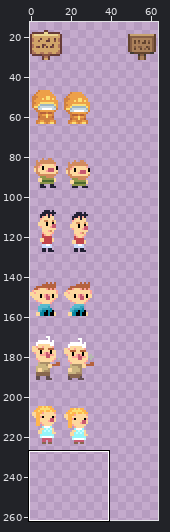
File history of a sprite sheet, Platformer/Content/npc.png. The picture above shows the old version from afar; the outline marks the close-up.
Close-up. Before the edit:
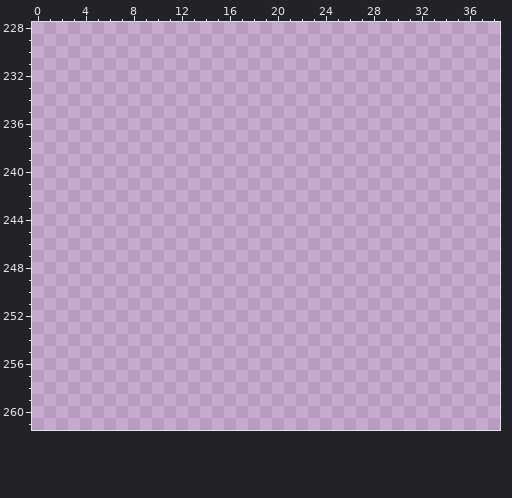
The file is 64x512 pixels. Shown: x 0..38, y 228..261. The wide view leaves out empty margins.
New version:
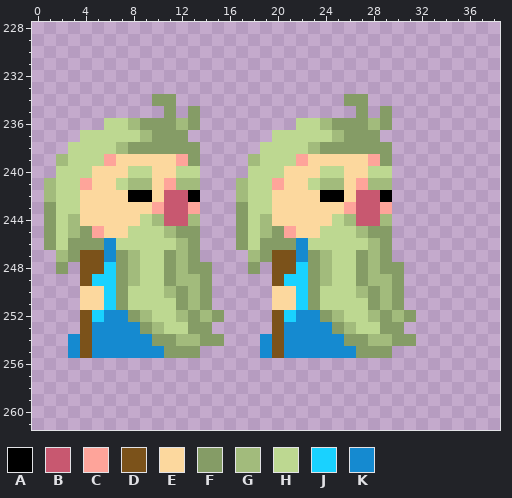
Palette (. is transparent): A #000000  B #c85870  C #fea49a  D #7b521a  E #fcd89e  F #859c66  G #a2bb7c  H #bdd891  J #19d2ff  K #158ad0
The exact change:
Changed rows in their new state; - is an unchanged pixel.
first column x 1:
234 ---------FF--------------FF----
235 ----------F-F-------------F-F--
236 -----HHGFFFGF--------HHGFFFGF--
237 ---HHHHHGFFF-------HHHHHGFFF---
238 --HHHHGFFFFFF-----HHHHGFFFFFF--
239 -GHHHCEEEEECF----GHHHCEEEEECF--
240 -HHHEEEHHEEHH----HHHEEEHHEEHH--
241 GHHCEEHGGECGG---GHHCEEHGGECGG--
242 GHHEEEEAAEBBA---GHHEEEEAAEBBA--
243 FHHEEEEEECBBC---FHHEEEEEECBBC--
244 FHGEEEEEHGBBG---FHGEEEEEHGBBG--
245 FHGFCEEHHHGFF---FHGFCEEHHHGFF--
246 FHFFFKHHHHHGF---FHFFFKHHHHHGF--
247 -GFDDKFGHHFGF----GFDDKFGHHFGF--
248 -F-DDJFGHHFGFF---F-DDJFGHHFGFF-
249 ---DJJFGHHFGGF-----DJJFGHHFGGF-
250 ---EEJFHHHGFGF-----EEJFHHHGFGF-
251 ---EEJFHHHHFGF-----EEJFHHHHFGF-
252 ---DJKKFGHHGFGF----DJKKFGHHGFGF
253 ---DKKKKFGHHFF-----DKKKKFGHHFF-
254 --KDKKKKKFFGGFF---KDKKKKKFFGGFF
255 --KDKKKKKKFFF-----KDKKKKKKFFF--
